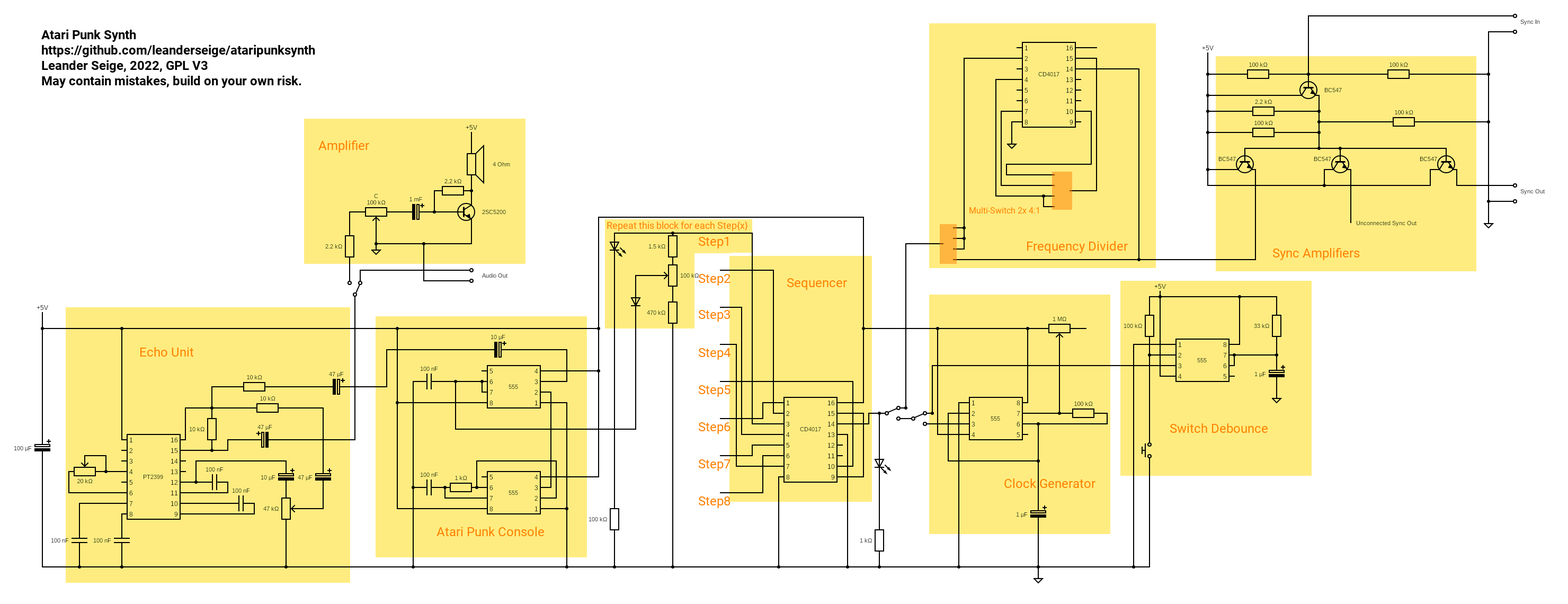
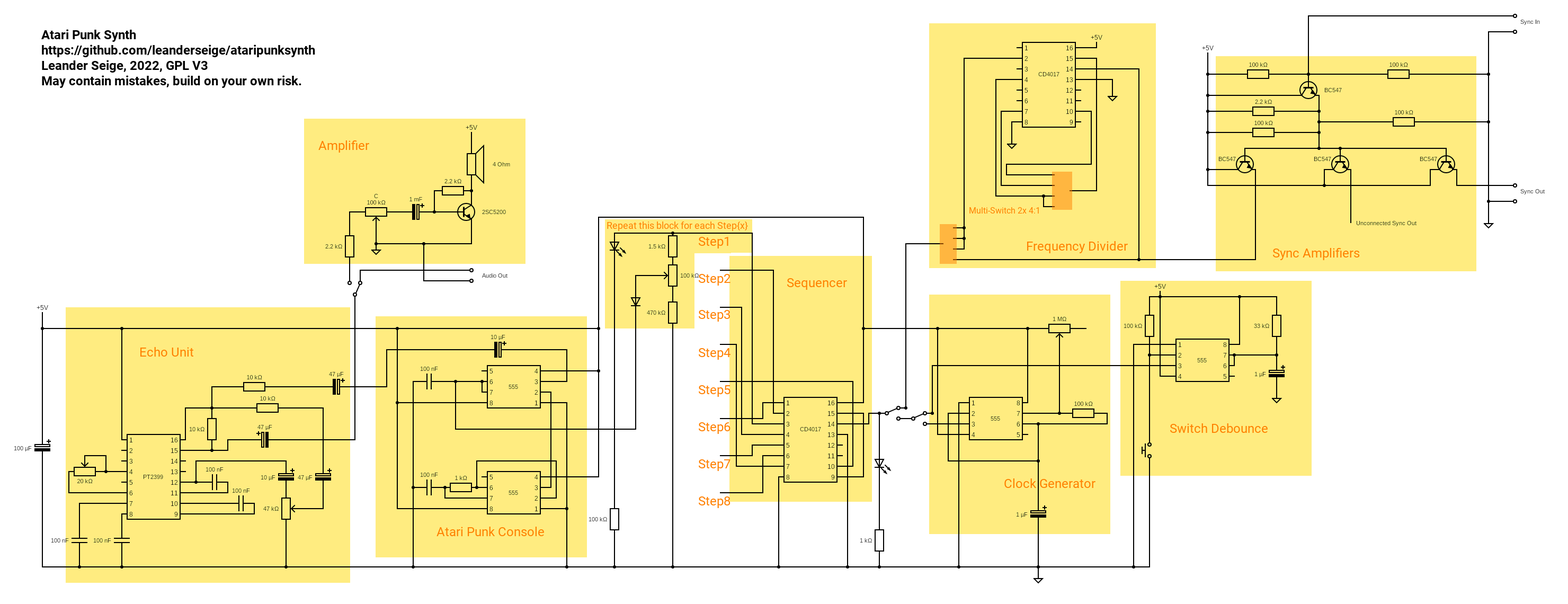
Layers edited between the first and the second 1568 x 604 image:
renamed "Pasted Layer #1" to "Pasted Layer", painted on it over <box>1081,34,1119,102</box>
